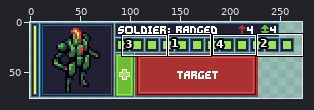
A pixel-art file gets an edit: Assets/AnimationImporter-master/UI_UnitHealth.ase. The first picture is a wide view before the edit; the outline marks the close-up.
Close-up. Old version:
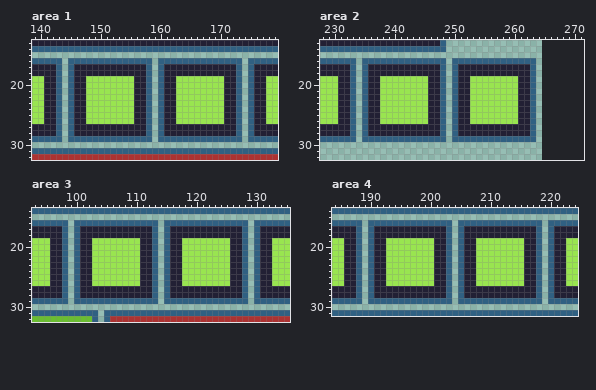
265x76 pixels, 1 frame. Shown: area 1: x 139..179, y 13..32; area 2: x 228..271, y 13..32; area 3: x 93..135, y 14..32; area 4: x 184..224, y 14..31. The old version is drawn lined up with the new one, on the new canvas.
And afterwards:
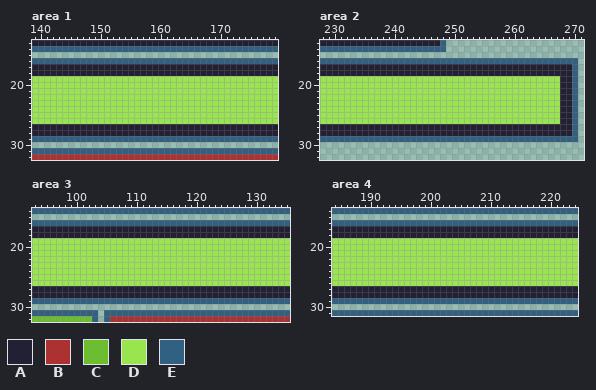
Palette (. is transparent): A #222034  B #ac3232  C #6abe30  D #99e550  E #306082
Log entry: Add active buttons and health/xp meters to UI.
The edit:
canvas 265x76 -> 272x76
Changed rows in their new state; - is an unchanged pixel.
Area 1:
first column x 141:
16 ---E--------------E--------------E---
17 --AAA------------AAA------------AAA--
18 --AAA------------AAA------------AAA--
19 DDDDDDD--------DDDDDDD--------DDDDDDD
20 DDDDDDD--------DDDDDDD--------DDDDDDD
21 DDDDDDD--------DDDDDDD--------DDDDDDD
22 DDDDDDD--------DDDDDDD--------DDDDDDD
23 DDDDDDD--------DDDDDDD--------DDDDDDD
24 DDDDDDD--------DDDDDDD--------DDDDDDD
25 DDDDDDD--------DDDDDDD--------DDDDDDD
26 DDDDDDD--------DDDDDDD--------DDDDDDD
27 --AAA------------AAA------------AAA--
28 --AAA------------AAA------------AAA--
29 ---E--------------E--------------E---
Area 2:
first column x 231:
16 ---E--------------E--------------EEEEEEE
17 --AAA------------AAA------------AAAAAAAE
18 --AAA------------AAA------------AAAAAAAE
19 DDDDDDD--------DDDDDDD--------DDDDDDDAAE
20 DDDDDDD--------DDDDDDD--------DDDDDDDAAE
21 DDDDDDD--------DDDDDDD--------DDDDDDDAAE
22 DDDDDDD--------DDDDDDD--------DDDDDDDAAE
23 DDDDDDD--------DDDDDDD--------DDDDDDDAAE
24 DDDDDDD--------DDDDDDD--------DDDDDDDAAE
25 DDDDDDD--------DDDDDDD--------DDDDDDDAAE
26 DDDDDDD--------DDDDDDD--------DDDDDDDAAE
27 --AAA------------AAA------------AAAAAAAE
28 --AAA------------AAA------------AAAAAAAE
29 ---E--------------E--------------EEEEEEE
Area 3:
first column x 96:
16 ---E--------------E--------------E---
17 --AAA------------AAA------------AAA--
18 --AAA------------AAA------------AAA--
19 DDDDDDD--------DDDDDDD--------DDDDDDD
20 DDDDDDD--------DDDDDDD--------DDDDDDD
21 DDDDDDD--------DDDDDDD--------DDDDDDD
22 DDDDDDD--------DDDDDDD--------DDDDDDD
23 DDDDDDD--------DDDDDDD--------DDDDDDD
24 DDDDDDD--------DDDDDDD--------DDDDDDD
25 DDDDDDD--------DDDDDDD--------DDDDDDD
26 DDDDDDD--------DDDDDDD--------DDDDDDD
27 --AAA------------AAA------------AAA--
28 --AAA------------AAA------------AAA--
29 ---E--------------E--------------E---
Area 4:
first column x 186:
16 ---E--------------E--------------E---
17 --AAA------------AAA------------AAA--
18 --AAA------------AAA------------AAA--
19 DDDDDDD--------DDDDDDD--------DDDDDDD
20 DDDDDDD--------DDDDDDD--------DDDDDDD
21 DDDDDDD--------DDDDDDD--------DDDDDDD
22 DDDDDDD--------DDDDDDD--------DDDDDDD
23 DDDDDDD--------DDDDDDD--------DDDDDDD
24 DDDDDDD--------DDDDDDD--------DDDDDDD
25 DDDDDDD--------DDDDDDD--------DDDDDDD
26 DDDDDDD--------DDDDDDD--------DDDDDDD
27 --AAA------------AAA------------AAA--
28 --AAA------------AAA------------AAA--
29 ---E--------------E--------------E---
